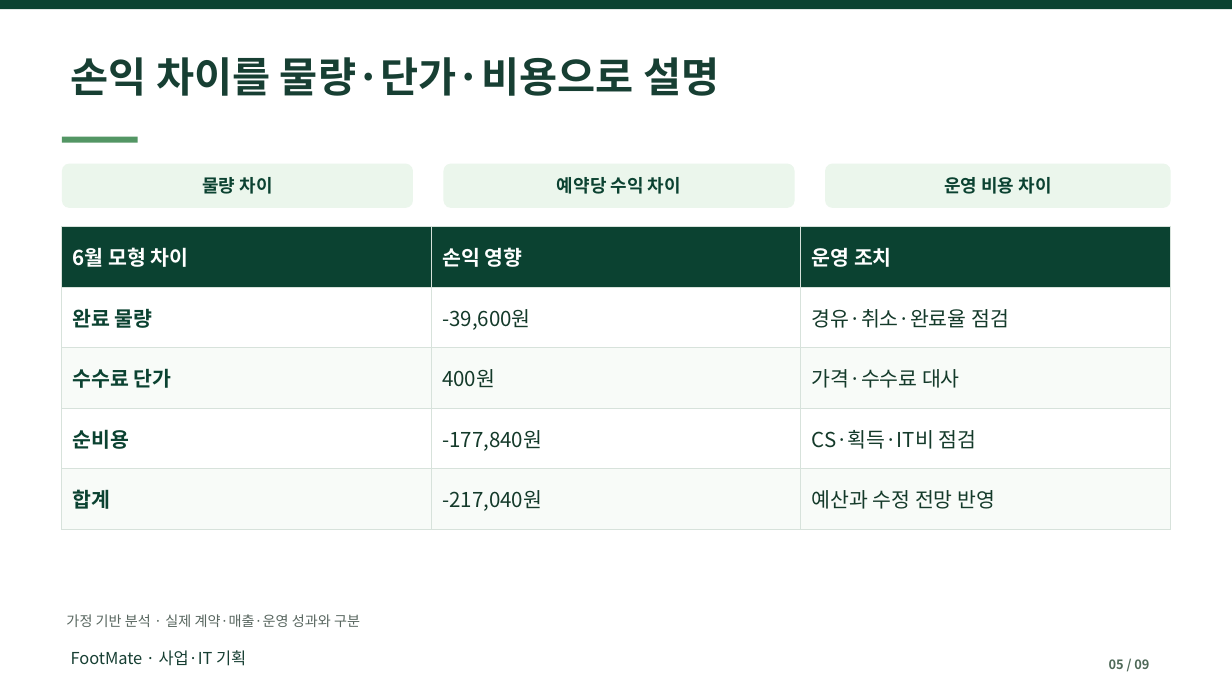
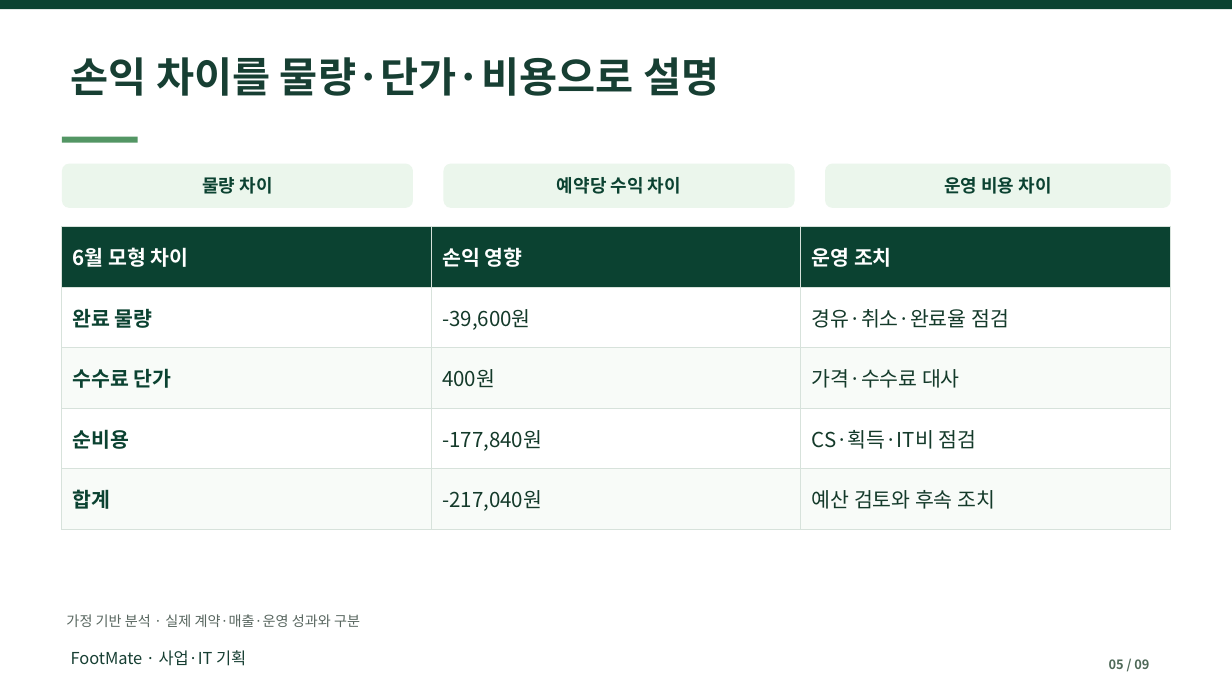
Before and after one commit to dohyunkimmm/footmate, a slide deck: slide 5 of src/case-study/downloads/footmate_report.pptx. Drawn at 1232x693 pixels with LibreOffice and Linux fonts; fonts in the diff are those of the drawing. Boxes give left, top, right and bottom in pixels: in the first picture for what was removed or moved away, otherwise in the second. Text is boxed around its words. In the diff, an @@ line names an element or a change of style, - is before the commit and + after.

```diff
--- a/src/case-study/downloads/footmate_report.pptx
+++ b/src/case-study/downloads/footmate_report.pptx
@@ table at bbox=[62, 226, 1171, 530] @@
-row 5, column 3: 예산과 수정 전망 반영
+row 5, column 3: 예산 검토와 후속 조치
```
Also in this commit, not shown: 2 other files.
